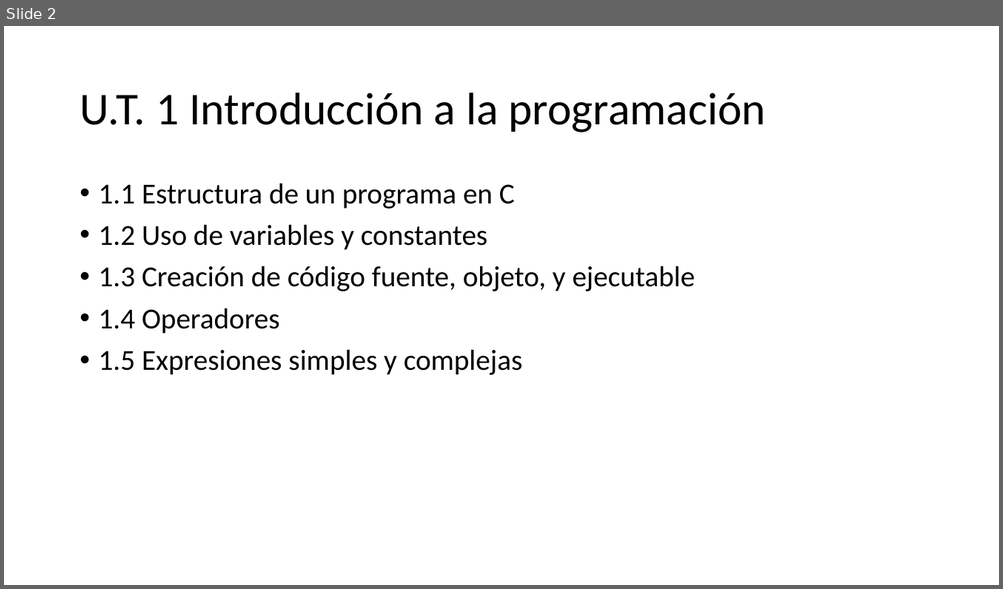
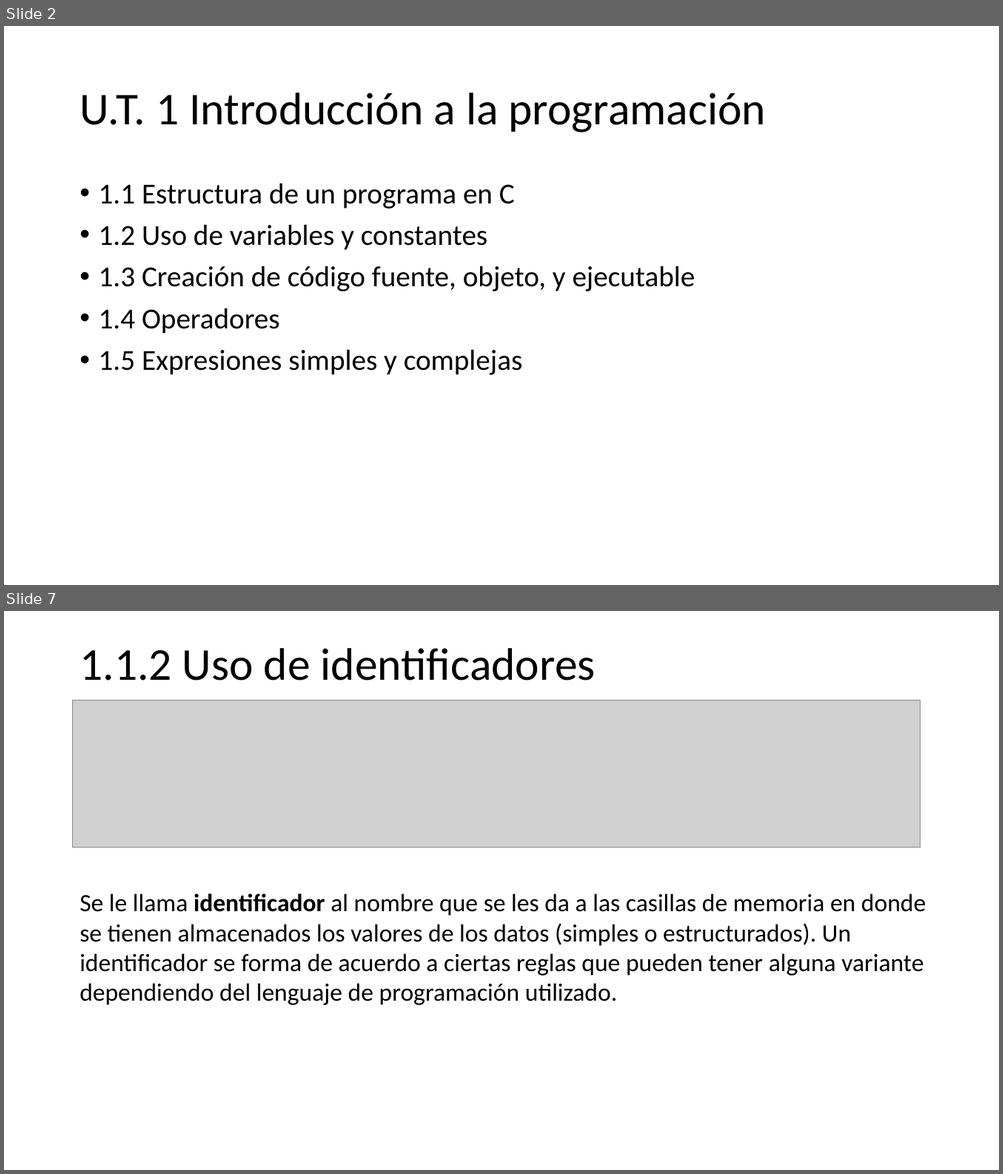
Before and after one commit to programacionestructurada/2021-2, a slide deck: U1_Introduccion_a_la_programacion/U1.pptx. Shown one above the other, each under a label of ours: slide 2 before the commit, slides 2 and 7 after it; the slides between them are not shown. The pictures are 1003x589 and 1003x1174 pixels, drawn with LibreOffice and Linux fonts; fonts in the diff are those of the drawing; grey boxes stand for pictures. Boxes give left, top, right and bottom in pixels: in the first picture for what was removed or moved away, otherwise in the second. Text is boxed around its words. In the diff, an @@ line names an element or a change of style, - is before the commit and + after.

```diff
--- a/U1_Introduccion_a_la_programacion/U1.pptx
+++ b/U1_Introduccion_a_la_programacion/U1.pptx
@@ slide 7 added at <box>4,611,999,1170</box>, background #FFFFFF @@
@@ title added at <box>79,648,595,681</box>, 44 pt, text #000000 @@
+1.1.2 Uso de identificadores
@@ picture added at <box>73,701,920,849</box> @@
@@ text added at <box>79,894,925,1005</box>, 24 pt, text #000000 @@
+Se le llama identificador al nombre que se les da a las casillas de memoria en donde
+se tienen almacenados los valores de los datos (simples o estructurados). Un
+identificador se forma de acuerdo a ciertas reglas que pueden tener alguna variante
+dependiendo del lenguaje de programación utilizado.
```
Also in this commit, not shown: 1 slide changed, 8 other slides added, 1 slide removed, 1 other file.
